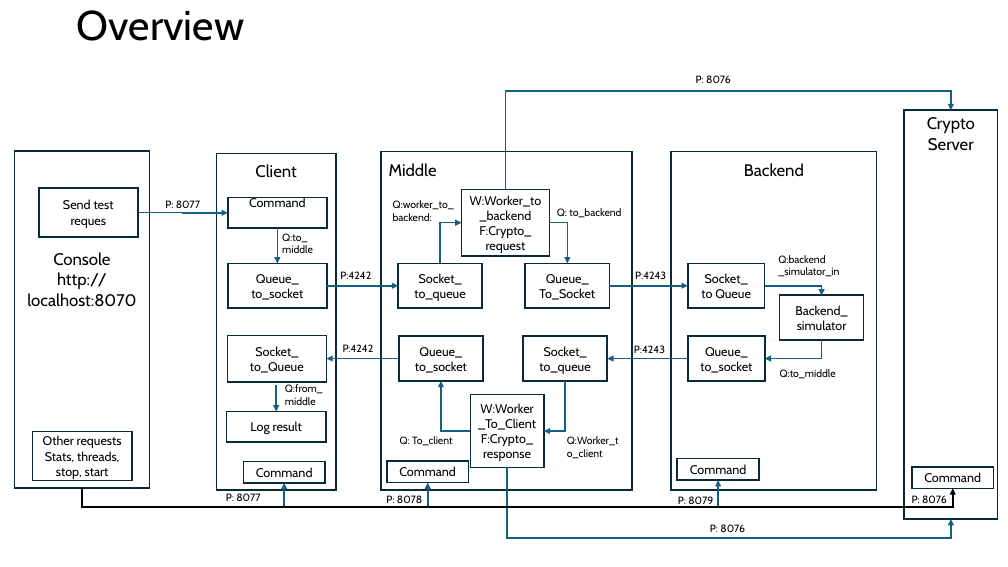
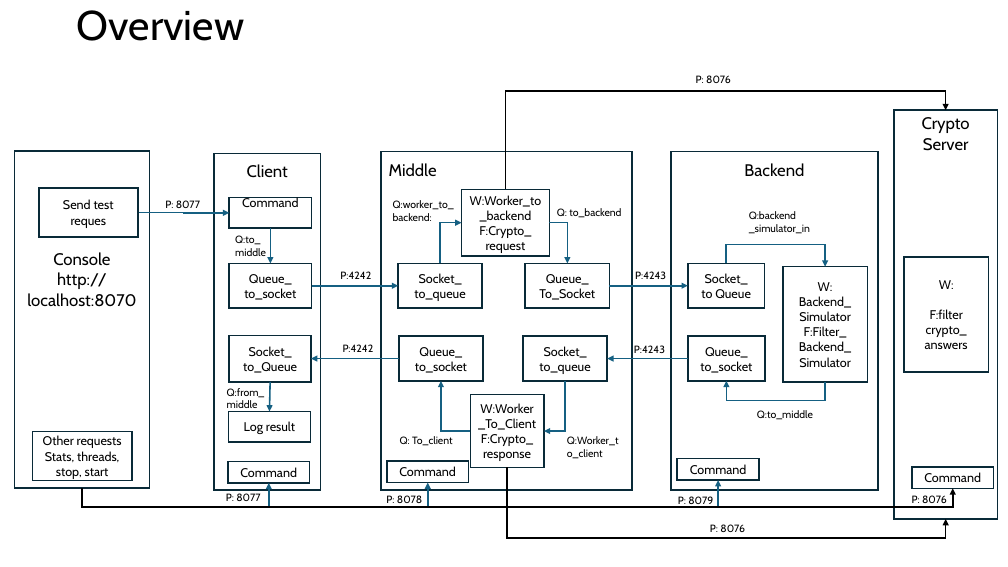
Before and after one commit to pernielsen1/containers, a slide deck: slide 1 of lab/commapp/docs/images/overview.pptx. Drawn at 1008x567 pixels with LibreOffice and Linux fonts; fonts in the diff are those of the drawing. Boxes give left, top, right and bottom in pixels: in the first picture for what was removed or moved away, otherwise in the second. Text is boxed around its words. In the diff, an @@ line names an element or a change of style, - is before the commit and + after.

Commit message:
commit ppt

```diff
--- a/lab/commapp/docs/images/overview.pptx
+++ b/lab/commapp/docs/images/overview.pptx
@@ elbow arrow moved from (506, 189) - (951, 110) to (506, 189) - (946, 110) @@
@@ elbow arrow (506, 189) - (946, 110): stroke #156082 1.5 pt to #000000 1.5 pt @@
@@ rectangle "Crypto Server": place and size @@
-rectangle "Crypto Server" at [904, 110, 997, 520]
+rectangle "Crypto Server" at [894, 110, 997, 520]
@@ rectangle "Client": place and size @@
-rectangle "Client" at [216, 154, 336, 490]
+rectangle "Client" at [214, 154, 321, 490]
@@ rectangle "Command": place and size @@
-rectangle "Command" at [228, 197, 327, 228]
+rectangle "Command" at [229, 197, 312, 228]
@@ text "Q:backend": place and size @@
-text "Q:backend" at [778, 255, 839, 277]
+text "Q:backend" at [749, 211, 810, 234]
@@ elbow arrow (138, 212) - (229, 213): route changed @@
@@ text "Q:to_": place and size @@
-text "Q:to_" at [282, 233, 313, 253]
+text "Q:to_" at [235, 235, 266, 256]
@@ arrow moved from (278, 263) - (278, 228) to (271, 263) - (271, 228) @@
@@ rectangle "Queue_": place and size @@
-rectangle "Queue_" at [228, 263, 327, 308]
+rectangle "Queue_" at [229, 263, 312, 308]
@@ elbow arrow moved from (765, 286) - (822, 296) to (727, 263) - (825, 267) @@
@@ rectangle "W: Backend_": place and size @@
-rectangle "W: Backend_" at [780, 296, 864, 340]
+rectangle "W: Backend_" at [783, 267, 868, 382]
@@ rectangle added at [904, 257, 989, 372], outline #092A39 1.5 pt, 12 pt, text #000000 @@
+W:
+F:filter crypto_
+answers
@@ arrow moved from (399, 286) - (327, 286) to (399, 286) - (312, 286) @@
@@ text in rectangle at [799, 282, 851, 338]: paragraphs added @@
+W: Backend_
+Simulator
+F:Filter_
@@ rectangle "Socket_": place and size @@
-rectangle "Socket_" at [228, 336, 327, 382]
+rectangle "Socket_" at [229, 336, 311, 382]
@@ arrow moved from (327, 358) - (399, 358) to (311, 358) - (399, 358) @@
@@ text in rectangle at [799, 357, 851, 367]: text changed @@
-simulator
+Simulator
@@ text "Q:from_": place and size @@
-text "Q:from_" at [285, 384, 323, 405]
+text "Q:from_" at [227, 388, 265, 412]
@@ arrow moved from (276, 411) - (276, 385) to (269, 411) - (270, 382) @@
@@ elbow arrow moved from (822, 340) - (765, 358) to (825, 382) - (727, 381) @@
@@ rectangle "Log result": place and size @@
-rectangle "Log result" at [227, 411, 326, 442]
+rectangle "Log result" at [228, 411, 310, 442]
@@ text "Q:to_middle": place and size @@
-text "Q:to_middle" at [780, 369, 836, 379]
+text "Q:to_middle" at [757, 410, 813, 420]
@@ rectangle "Command": place and size @@
-rectangle "Command" at [243, 461, 325, 482]
+rectangle "Command" at [228, 461, 309, 482]
@@ elbow arrow moved from (507, 467) - (951, 520) to (507, 467) - (946, 520) @@
@@ elbow arrow (507, 467) - (946, 520): stroke #156082 1.5 pt to #000000 1.5 pt @@
@@ elbow arrow moved from (82, 488) - (284, 483) to (82, 488) - (269, 483) @@
```
Also in this commit, not shown: 1 other file.
